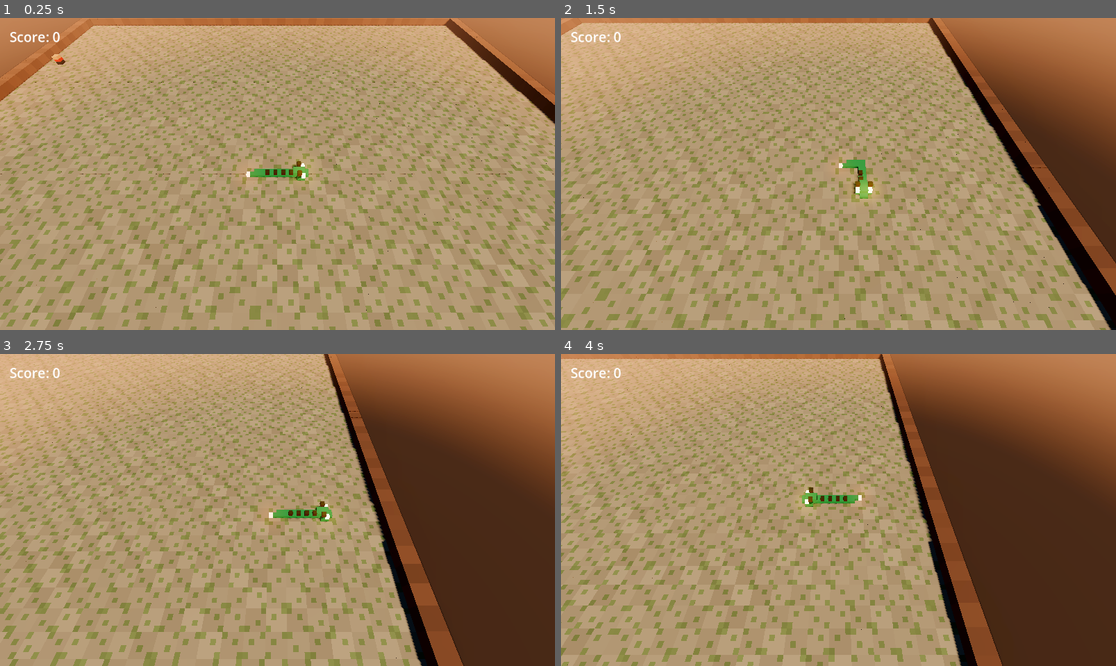
Above: before the commit, frames 1-4 (two rows, left to right).
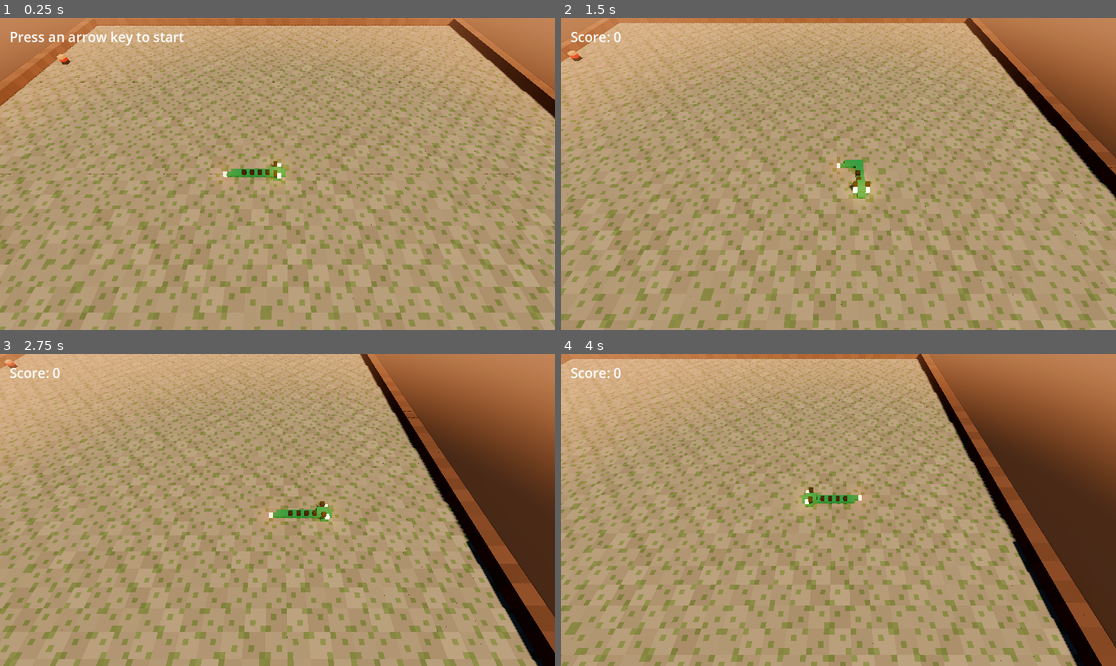
Above: after the commit, the same moments.

Repository: UnsafeDragoon/cmpm121falld4
Game: Godot game, scene res://main.tscn
Same seed, same stepped clock (60 frames per second), same inputs: the game is played once before the commit and once after it.
Inputs:
- Up to frame 1 (0.25 s): no input
- Up to frame 2 (1.5 s): tap Enter at 0.5 s; hold D (move_right) 0.53-1.28 s; tap R at 0.6, 1.35 s; hold S (move_down) from 1.28 s (still down)
- Up to frame 3 (2.75 s): release S (move_down) at 2.03 s; hold D (move_right) from 2.03 s (still down); tap R at 2.1 s
- Up to frame 4 (4 s): release D (move_right) at 2.78 s; hold W (move_up) 2.78-3.53 s; tap R at 2.85, 3.6 s; hold A (move_left) from 3.53 s (still down)

The runs differ from the first frame. In frame 1, 36% of the frame differs, in the area x 0-100%, y 0-100%; in frame 2, 33%; in frame 3, 33%; in frame 4, 33%.

Commit message:
added end game if crashing into wall or self, restart with r
Co-authored-by: Donovan <dburrola@ucsc.edu>

Diff:
--- a/app/main.gd
+++ b/app/main.gd
@@ -39,13 +39,27 @@
 	score_label.add_theme_font_size_override("font_size", 28)
 
 	_draw_dragon()
+	_draw_passenger()
 
 
 ## Input arrives as events, so even a tap shorter than one frame is never missed.
 func _unhandled_input(event: InputEvent) -> void:
+
+	#allows player to restart after pressing r
+	if event is InputEventKey and event.pressed and not event.echo:
+		if event.keycode == KEY_R and session.game_over:
+			session = Session.new(GRID)
+			_draw_dragon()
+			_draw_passenger()
+			return
+
+	if session.game_over:
+		return
+
 	for action in DIRECTIONS:
 		if event.is_action_pressed(action):
 			session.dragon.turn(DIRECTIONS[action])
+			session.started = true
 
 
 func _process(delta: float) -> void:
@@ -96,7 +110,12 @@
 	if passenger_mesh.visible:
 		passenger_mesh.position = _center(session.passenger)
 
-	score_label.text = "Score: %d" % session.score
+	if session.game_over:
+		score_label.text = "Game Over! Score: %d | Press R to restart" % session.score
+	elif not session.started:
+		score_label.text = "Press an arrow key to start"
+	else:
+		score_label.text = "Score: %d" % session.score
 
 
 func _center(cell: Vector2i) -> Vector3:
--- a/core/dragon.gd
+++ b/core/dragon.gd
@@ -33,5 +33,5 @@
 	if not _turns.is_empty():
 		heading = _turns.pop_front()
 	var head := body[0] + heading
-	body.push_front(Vector2i(posmod(head.x, size.x), posmod(head.y, size.y)))
+	body.push_front(head)
 	body.pop_back()
--- a/core/session.gd
+++ b/core/session.gd
@@ -10,6 +10,9 @@
 var passenger: Vector2i = Vector2i(-1, -1)
 var score := 0
 var rng := RandomNumberGenerator.new()
+
+var started := false
+var game_over := false
 
 
 func _init(grid_size: Vector2i) -> void:
@@ -37,8 +40,19 @@
 ## own body and with solid tiles (board.is_solid). Each needs the dragon and something
 ## else, which is why they go here rather than in Dragon.tick.
 func tick() -> void:
+	if not started or game_over:
+		return
+
+	var old_body := dragon.body.duplicate()
 	var old_tail: Vector2i = dragon.body.back()
 	dragon.tick()
+
+	var head: Vector2i = dragon.body[0]
+
+	if board.is_solid(head) or head in dragon.body.slice(1):
+		game_over = true
+		dragon.body = old_body
+		return
 
 	if dragon.body[0] == passenger:
 		dragon.body.append(old_tail)
--- a/tests/dragon_test.gd
+++ b/tests/dragon_test.gd
@@ -22,10 +22,3 @@
 	assert_eq(dragon.heading, Vector2i.UP)
 	dragon.tick()
 	assert_eq(dragon.heading, Vector2i.LEFT)
-
-
-func test_wraps_at_the_edge() -> void:
-	var dragon := Dragon.new(Vector2i(10, 10))
-	for i in 5:
-		dragon.tick()
-	assert_eq(dragon.body[0], Vector2i(0, 5))
--- a/tests/session_test.gd
+++ b/tests/session_test.gd
@@ -3,6 +3,7 @@
 
 func test_a_tick_moves_the_dragon_head() -> void:
 	var session := Session.new(Vector2i(10, 10))
+	session.started = true
 	session.tick()
 	assert_eq(session.dragon.body[0], Vector2i(6, 5))
 
@@ -16,6 +17,7 @@
 func test_picking_up_passenger_grows_dragon() -> void:
 	var session := Session.new(Vector2i(10, 10))
 	var original_length := session.dragon.body.size()
+	session.started = true
 
 	session.passenger = Vector2i(6, 5)
 
@@ -33,3 +35,37 @@
 
 		assert_true(session.passenger not in session.dragon.body)
 		assert_true(not session.board.is_solid(session.passenger))
+
+
+func test_hitting_wall_ends_game() -> void:
+	var session := Session.new(Vector2i(10, 10))
+	session.started = true
+
+	session.dragon.body = [
+		Vector2i(8, 5),
+		Vector2i(7, 5),
+		Vector2i(6, 5),
+		Vector2i(5, 5)
+	]
+
+	session.tick()
+
+	assert_true(session.game_over)
+	assert_eq(session.dragon.body[0], Vector2i(8, 5))
+
+
+func test_hitting_body_ends_game() -> void:
+	var session := Session.new(Vector2i(10, 10))
+	session.started = true
+
+	session.dragon.body = [
+		Vector2i(3, 3),
+		Vector2i(3, 4),
+		Vector2i(4, 4),
+		Vector2i(4, 3),
+		Vector2i(5, 3)
+	]
+
+	session.tick()
+
+	assert_true(session.game_over)
